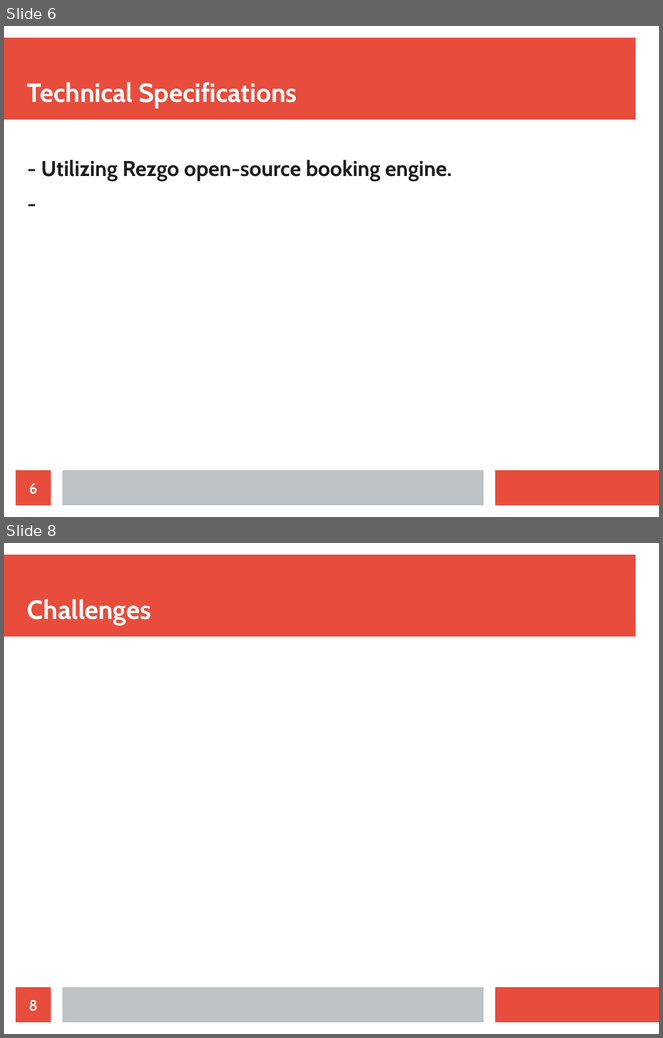
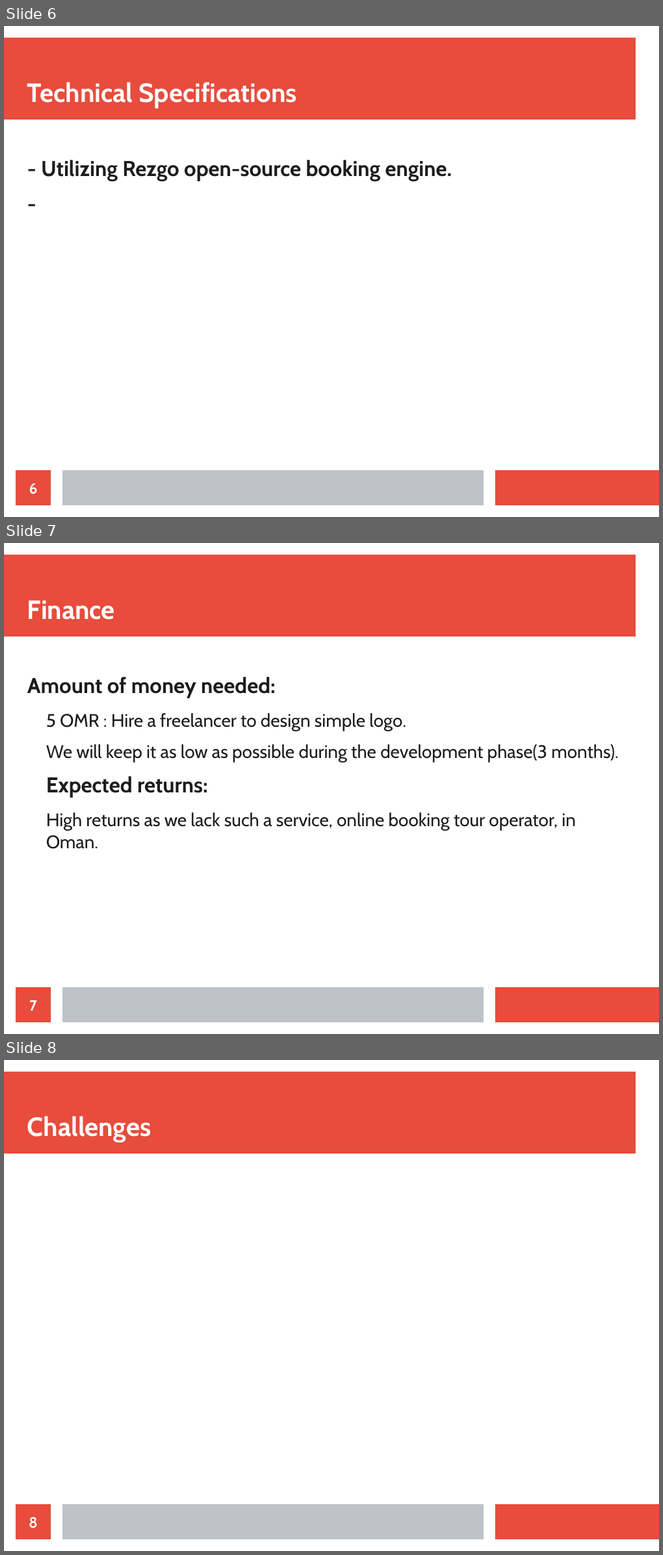
Before and after one commit to Aliii98/osoc19, a slide deck: OSOC-proposal.odp. Shown one above the other, each under a label of ours: slides 6 and 8 before the commit, slides 6, 7 and 8 after it; the slides between them are not shown. The pictures are 663x1038 and 663x1555 pixels, drawn with LibreOffice and Linux fonts; fonts in the diff are those of the drawing. Boxes give left, top, right and bottom in pixels: in the first picture for what was removed or moved away, otherwise in the second. Text is boxed around its words. In the diff, an @@ line names an element or a change of style, - is before the commit and + after.

Commit message:
Added Finance and Team slides

```diff
--- a/OSOC-proposal.odp
+++ b/OSOC-proposal.odp
@@ slide 7 added at [4,543,659,1034], background #FFFFFF; not listed: 3 template elements that a slide beside it also shows @@
@@ title added at [27,600,115,620], 32 pt, text #FFFFFF, bold @@
+Finance
@@ text added at [27,677,618,849], 22 pt, text #1C1C1C @@
+Amount of money needed:
+  5 OMR : Hire a freelancer to design simple logo.
+  We will keep it as low as possible during the development phase(3 months).
+Expected returns:
+  High returns as we lack such a service, online booking tour operator, in Oman.
@@ page number added at [16,988,51,1023], fill #E74C3C, 18 pt, text #FFFFFF, bold @@
+7
```
Also in this commit, not shown: 1 other slide added, 2 slides removed.
